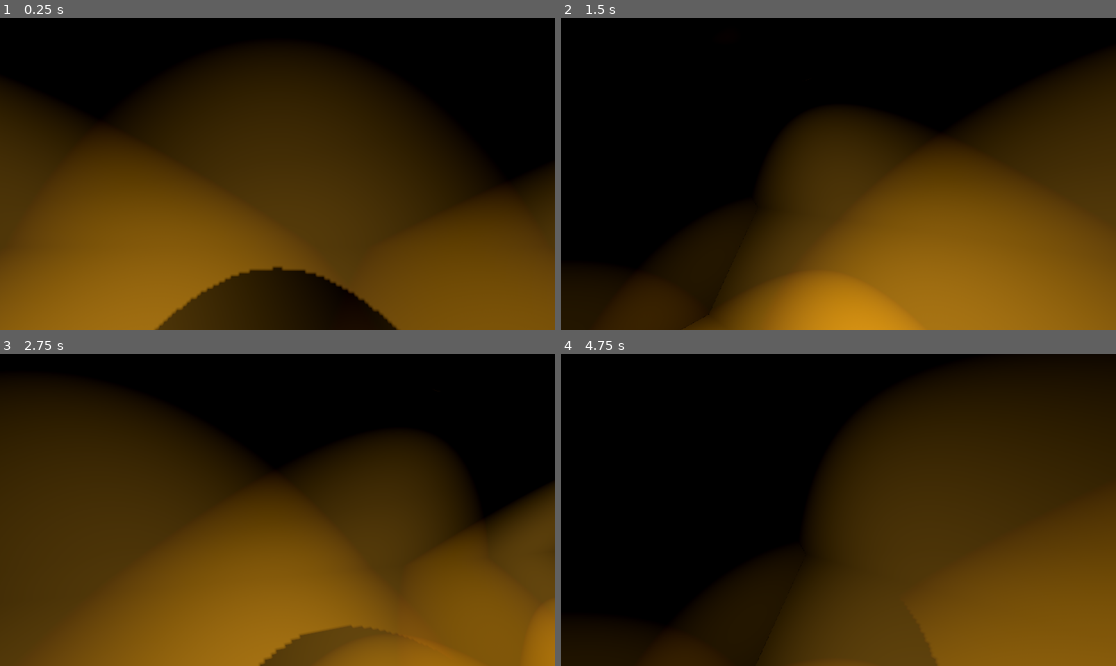
Above: before the commit, frames 1-4 (two rows, left to right).
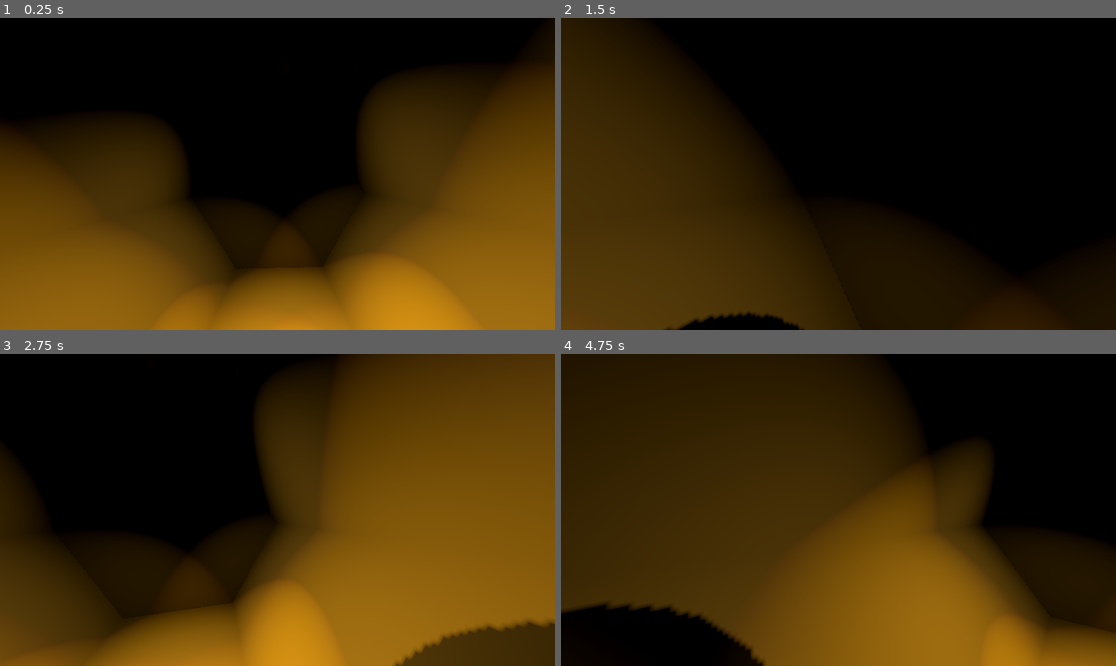
Above: after the commit, the same moments.

Repository: TheAmericanEmu/SubArtic
Game: Godot game, scene res://Data/Scences/sub.tscn
Two runs of this game, one before a commit and one after it. Both use one fixed random seed, a clock stepped at 60 frames per second and the inputs below.
Inputs (mouse positions are in pixels of both pictures, inside the frame that each line leads up to):
- Up to frame 1 (0.25 s): no input
- Up to frame 2 (1.5 s): move the mouse to (866, 174) at 0.52 s; hold D (right) 0.53-1.28 s; tap W (foward) at 0.6, 1.35 s; move the mouse to (810, 174) at 1.27 s; hold S (back) from 1.28 s (still down)
- Up to frame 3 (2.75 s): move the mouse to (288, 503) at 2.02 s; release S (back) at 2.03 s; hold D (right) from 2.03 s (still down); tap W (foward) at 2.1 s
- Up to frame 4 (4.75 s): move the mouse to (832, 516) at 2.77 s; tap W (foward) at 2.85, 3.6, 4.35 s; move the mouse to (877, 513) at 3.52 s; release D (right) at 3.53 s; hold A (left) from 3.53 s (still down); move the mouse to (794, 506) at 4.27 s

The runs differ from the first frame. In frame 1, 58% of the frame differs, in the area x 0-100%, y 6-100%; in frame 2, 73%; in frame 3, 76%; in frame 4, 83%, in the area x 0-100%, y 0-100%.

Commit message:
Added FPS

Diff:
--- a/Data/Scences/sub.tscn
+++ b/Data/Scences/sub.tscn
@@ -74,6 +74,7 @@
 shadow_enabled = true
 
 [node name="CharacterBody3D" type="CharacterBody3D" parent="." unique_id=1902696497 node_paths=PackedStringArray("cam")]
+transform = Transform3D(-4.371139e-08, 0, 1, 0, 1, 0, -1, 0, -4.371139e-08, 0, 0, 0)
 script = ExtResource("1_yum48")
 cam = NodePath("Camera3D")
 
--- a/src/char_conttler.gd
+++ b/src/char_conttler.gd
@@ -2,7 +2,7 @@
 
 @export var cam:Camera3D
 @export var mous_sens :=0.1
-@export var speed =100
+@export var speed =10
 func _ready():
 # Capture the mouse for FPS-style control
 	Input.mouse_mode = Input.MOUSE_MODE_CAPTURED
@@ -12,12 +12,13 @@
 		self.rotate_y(-event.relative.x*0.01)
 		var pitch_rotate = cam.rotation_degrees.x - event.relative.y* mous_sens
 		var new_pitch = clampf(pitch_rotate,-90,90)
-		print(new_pitch)
+
 		cam.rotation_degrees.x=new_pitch
 
 func _process(delta: float) -> void:
 	var axis = Input.get_vector("left","right","foward","back")
-
-	velocity = ((Vector3(-axis.x,0,-axis.y)*basis)*speed)*delta
-
+	print(basis)
+	velocity = ((Vector3(-axis.x,0,-axis.y)*global_transform.basis)*speed)
+	if not is_on_floor():
+		velocity.y=-1
 	move_and_slide()
